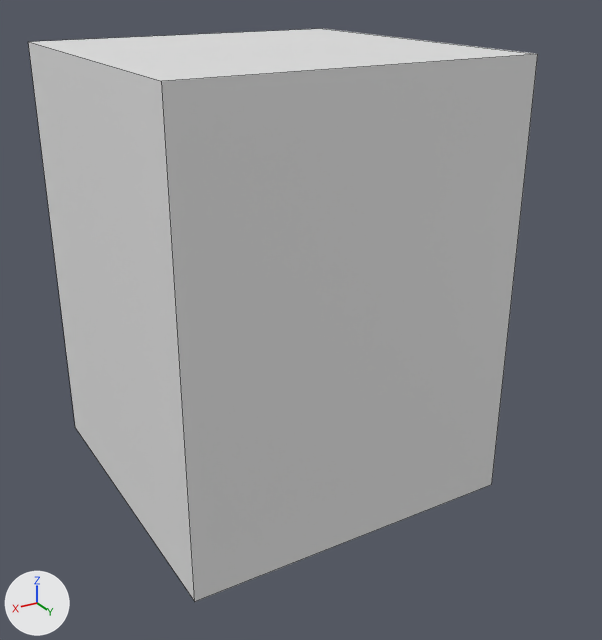
The FBX model MGSC/Assets/Art/Props/Structure/SM_CounterOrder_01.fbx: old version first, new version second.
Before and after are seen from a camera (50 mm lens) standing at (1.283, 2.024, 1.174) and looking at (0.376, 0.512, 0.418). Every picture has the same lights, and +X, +Y and +Z are marked at lower left. The older version comes first. Mesh edges are drawn as thin lines. Where no turn or scale is listed for an object, it has been applied to the vertices.

Before the edit, the objects in view are built like this:
```python
me_mesh = bpy.data.meshes.new('Mesh')
me_mesh.from_pydata(...)  # a box spanning x 0.0..0.79, y 0.0..0.79, z 0.0..1.007
ob_sm_counterorder_01 = bpy.data.objects.new('SM_CounterOrder_01', me_mesh)
ob_sm_counterorder_01.location = (0.0, 0.0, 0.0)
```
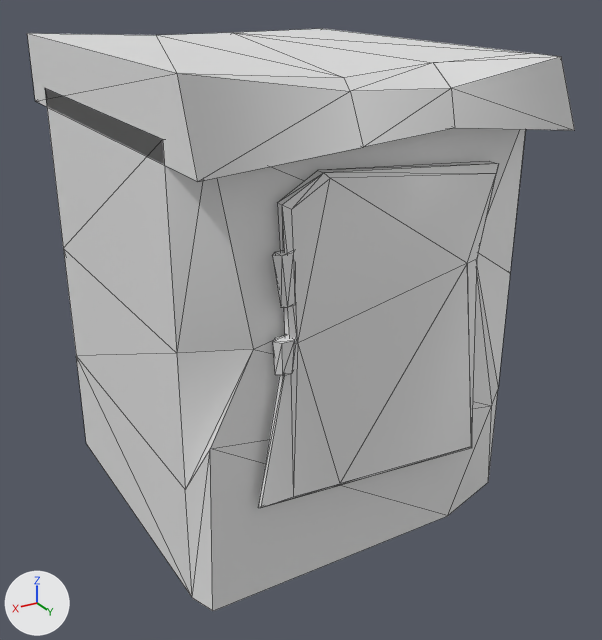
Commit message: ASSET MAJ bank counter ADD metal

Scene script edits in JSON lines:
```json
{"block": "me_mesh", "where": "# used by ob_sm_counterorder_01; location = (0.0, 0.0, 0.0)"}
{"op": "remove", "block": "me_mesh", "code": "me_mesh.from_pydata(...)  # 8 vertices, 6 faces; spans x 0.0..0.79, y 0.0..0.79, z 0.0..1.007"}
{"op": "add", "block": "me_mesh", "code": "me_mesh.from_pydata(...)  # 102 vertices, 166 faces; spans x 0.0..0.79, y 0.0..0.906, z 0.0..1.025"}
{"block": "me_mesh", "change": "me_mesh part 1: a new loose piece, a 6-sided cut cone along z (radius 0.019 by 0.012 at the low end, 0.025 by 0.015 at the high end) spanning x 0.593..0.643, y 0.846..0.872, z 0.497..0.563"}
{"block": "me_mesh", "change": "me_mesh part 2: a new loose piece of 32 vertices spanning x 0.0..0.79, y 0.042..0.832, z 0.0..0.917"}
{"block": "me_mesh", "change": "me_mesh part 3: a new loose piece of 24 vertices spanning x 0.151..0.671, y 0.84..0.88, z 0.191..0.85"}
{"block": "me_mesh", "change": "me_mesh part 4"}
{"block": "me_mesh", "change": "7 vertices are removed from x 0.0..0.79, y 0.0..0.79, z 0.0..1.007"}
{"block": "me_mesh", "change": "6 faces are deleted"}
{"block": "me_mesh", "change": "33 vertices are added at x 0.0..0.79, y 0.0..0.906, z 0.624..1.025"}
{"block": "me_mesh", "change": "60 new faces join them"}
```

Location of each change, [x1, y1, x2, y2] in pixels of the pictures (602 x 640 px):
```json
{"object": "SM_CounterOrder_01", "change": "reshaped", "before": [28, 29, 538, 602], "after": [27, 29, 575, 611], "on screen": "7% wider"}
{"part": 1, "of": "me_mesh", "change": "added", "after": [273, 335, 296, 376]}
{"part": 2, "of": "me_mesh", "change": "added", "after": [45, 88, 526, 611]}
{"part": 3, "of": "me_mesh", "change": "added", "after": [258, 161, 498, 508]}
{"part": 4, "of": "me_mesh", "change": "built on", "before": [28, 29, 538, 602], "after": [27, 29, 575, 308]}
```
